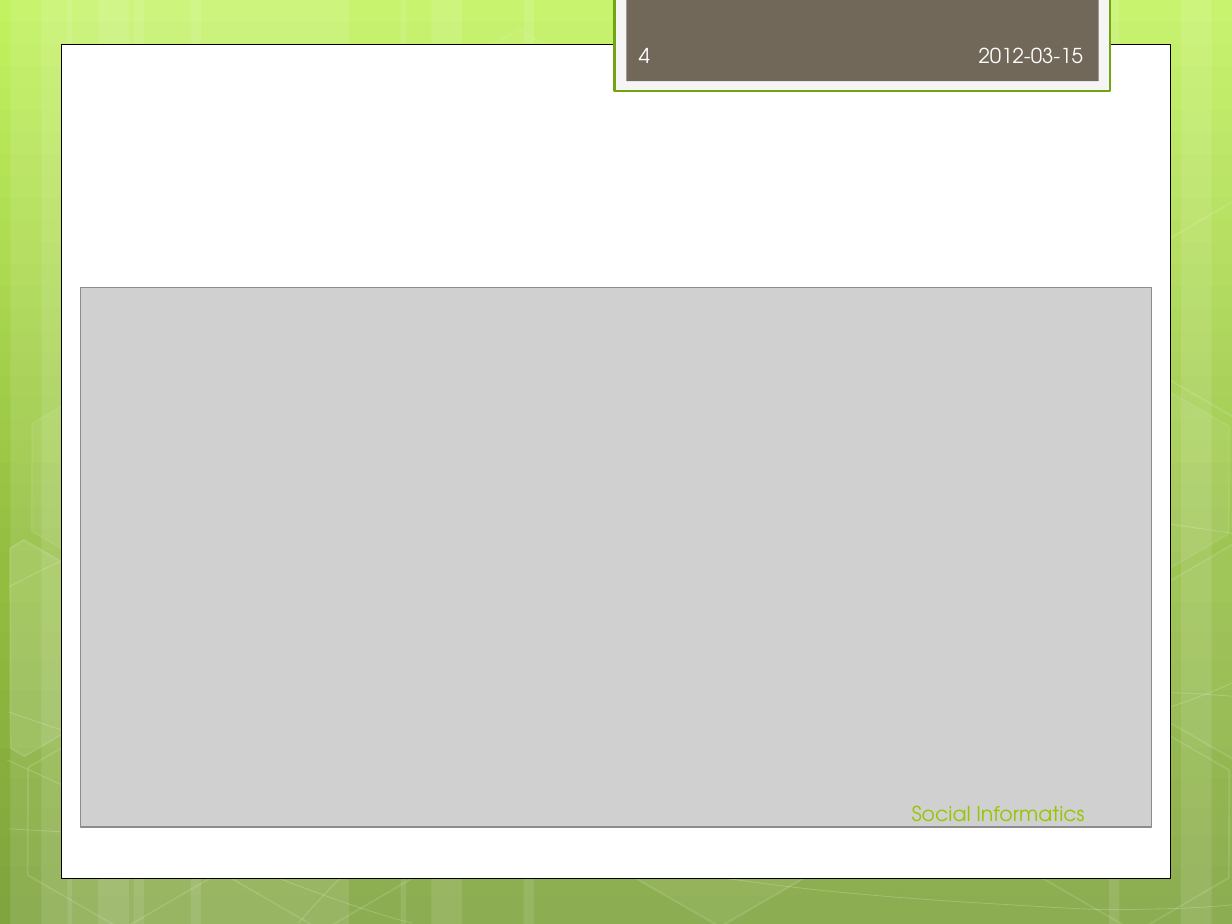
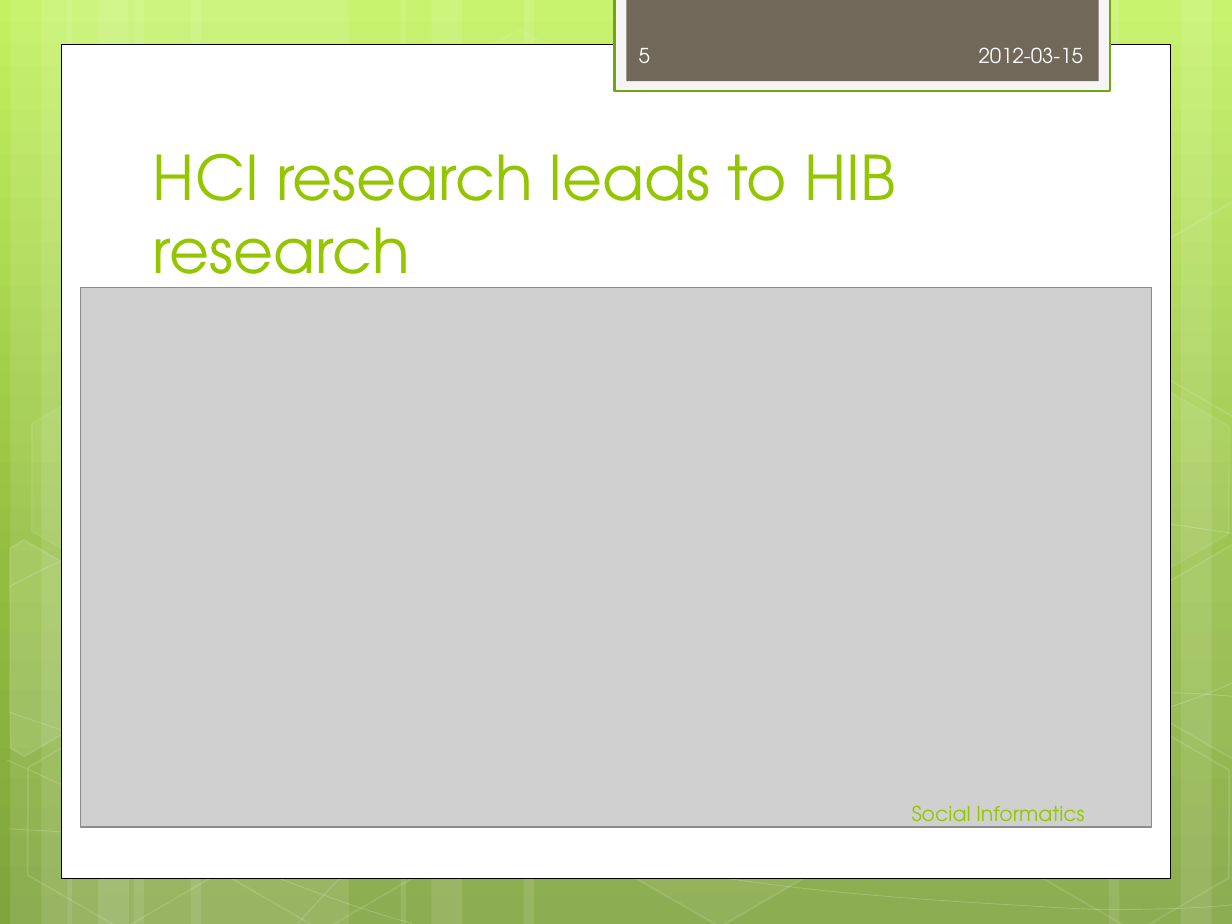
Before and after one commit to jrehwaldt/UT-12SS-Social-Informatics, a slide deck: slide 5 of 2012-03-12_Aleksandra Kurbatova_Jan Rehwaldt_Human-Computer Interaction.pptx (slide 4 before the commit). Drawn at 1232x924 pixels with LibreOffice and Linux fonts; fonts in the diff are those of the drawing; grey boxes stand for pictures. Boxes give left, top, right and bottom in pixels: in the first picture for what was removed or moved away, otherwise in the second. Text is boxed around its words. In the diff, an @@ line names an element or a change of style, - is before the commit and + after.

```diff
--- a/2012-03-12_Aleksandra Kurbatova_Jan Rehwaldt_Human-Computer Interaction.pptx
+++ b/2012-03-12_Aleksandra Kurbatova_Jan Rehwaldt_Human-Computer Interaction.pptx
@@ page number at [639, 48, 650, 63]: text changed @@
-4
+5
@@ title added at [153, 153, 895, 302], 36 pt, text #94C600 @@
+HCI research leads to HIB research
```
Also in this commit, not shown: 4 other slides changed, 1 slide added.
